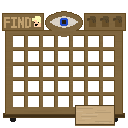
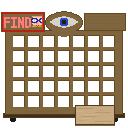
Revision of a layered (128, 128) image; what changed, layer by layer:
added layer "Layer 7" above "Layer 6" over (x1=31, y1=16, x2=42, y2=27)
added layer "Layer 5" above "Layer 3" over (x1=1, y1=12, x2=45, y2=32)
painted on "Layer 3" over (x1=87, y1=15, x2=122, y2=27)
